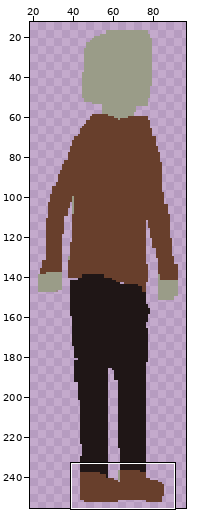
Edited in one commit: sprite sheet (GrotteDeLaContradiction/Assets/Sprites/Player.png). The picture above shows the old version from afar; the outline marks the close-up.
Close-up. The starting point:
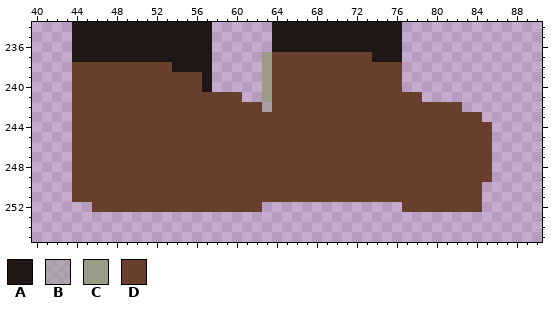
The file is 128x256 pixels. Pixels under 10% opacity are left out. Colours within 5 levels of each other are drawn and written as one. Shown: x 40..90, y 234..255. The wide view leaves out empty margins. The commit also changed other parts of the picture, which this record leaves out.
Palette (. is transparent): A #1f1616  B #9a9c886f  C #9a9c88  D #683f2c
Pixels before, first column x 44:
234 AAAAAAAAAAAAAA......AAAAAAAAAAAAA.........
235 AAAAAAAAAAAAAA......AAAAAAAAAAAAA.........
236 AAAAAAAAAAAAAA......AAAAAAAAAAAAA.........
237 AAAAAAAAAAAAAA.....CDDDDDDDDDDAAA.........
238 DDDDDDDDDDAAAA.....CDDDDDDDDDDDDD.........
239 DDDDDDDDDDDDDA.....CDDDDDDDDDDDDD.........
240 DDDDDDDDDDDDDA.....CDDDDDDDDDDDDD.........
241 DDDDDDDDDDDDDDDDD..CDDDDDDDDDDDDDDD.......
242 DDDDDDDDDDDDDDDDDDDBDDDDDDDDDDDDDDDDDDD...
243 DDDDDDDDDDDDDDDDDDDDDDDDDDDDDDDDDDDDDDDDD.
244 DDDDDDDDDDDDDDDDDDDDDDDDDDDDDDDDDDDDDDDDDD
245 DDDDDDDDDDDDDDDDDDDDDDDDDDDDDDDDDDDDDDDDDD
246 DDDDDDDDDDDDDDDDDDDDDDDDDDDDDDDDDDDDDDDDDD
247 DDDDDDDDDDDDDDDDDDDDDDDDDDDDDDDDDDDDDDDDDD
248 DDDDDDDDDDDDDDDDDDDDDDDDDDDDDDDDDDDDDDDDDD
249 DDDDDDDDDDDDDDDDDDDDDDDDDDDDDDDDDDDDDDDDDD
250 DDDDDDDDDDDDDDDDDDDDDDDDDDDDDDDDDDDDDDDDD.
251 DDDDDDDDDDDDDDDDDDDDDDDDDDDDDDDDDDDDDDDDD.
252 ..DDDDDDDDDDDDDDDDD..............DDDDDDDD.
New version:
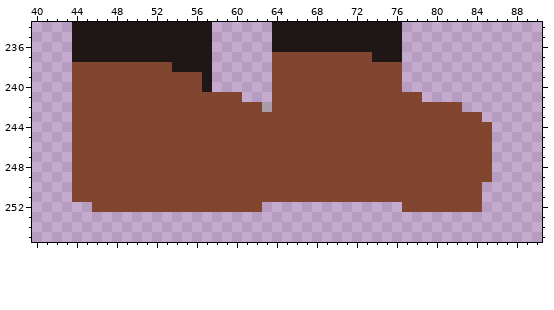
The edit:
colour C: #9a9c88 -> #bec1a8
colour D: #683f2c -> #824530
Changed rows in their new state; - is a pixel that keeps its letter.
first column x 63:
237 .
238 .
239 .
240 .
241 .
